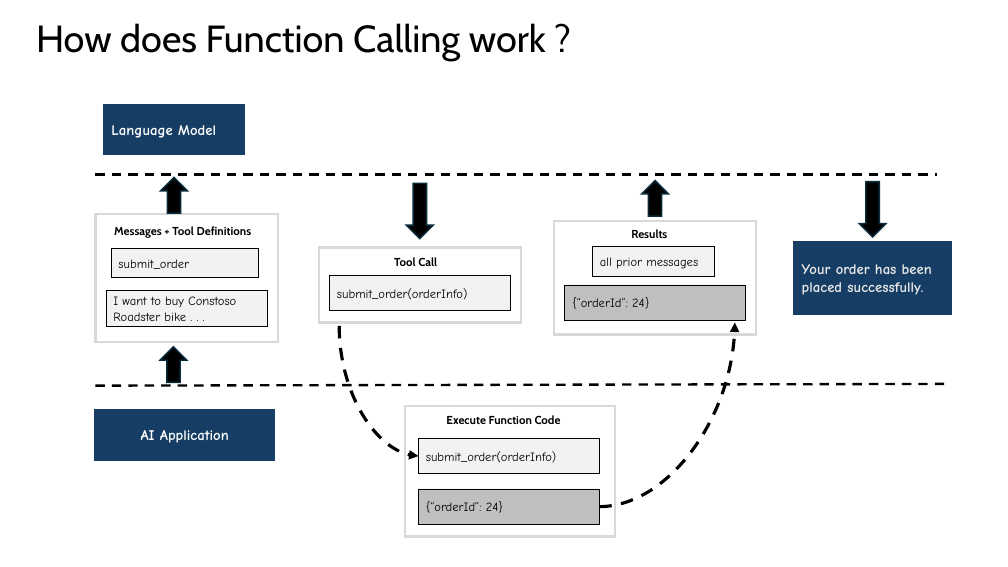
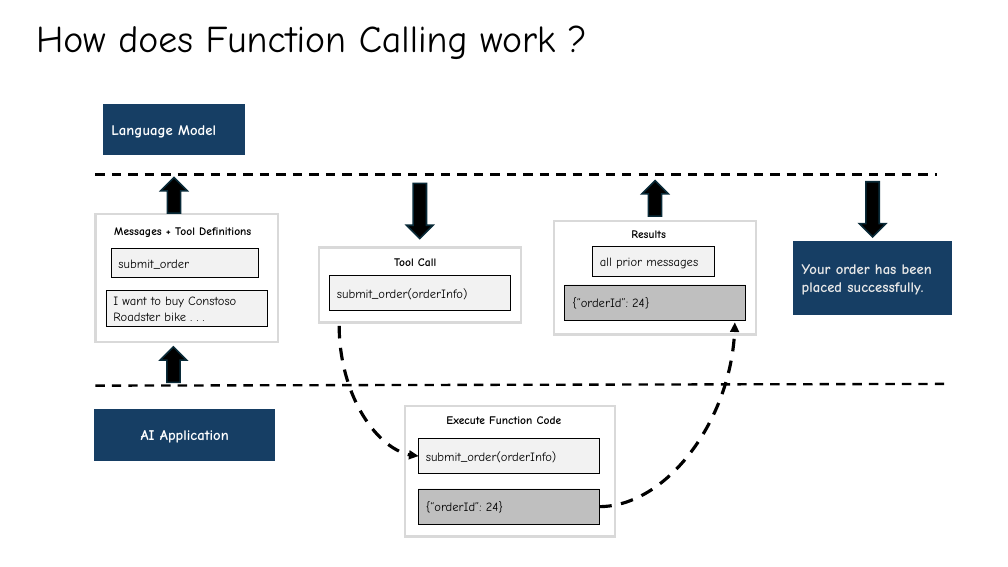
Before and after one commit to rakeshl4/rakeshl4.github.io, a slide deck: slide 6 of docs/slides.pptx. Drawn at 1008x567 pixels with LibreOffice and Linux fonts; fonts in the diff are those of the drawing. Boxes give left, top, right and bottom in pixels: in the first picture for what was removed or moved away, otherwise in the second. Text is boxed around its words. In the diff, an @@ line names an element or a change of style, - is before the commit and + after.

Commit message:
update

```diff
--- a/docs/slides.pptx
+++ b/docs/slides.pptx
@@ font Cabin to Comic Neue in 5 elements at [36, 26, 555, 59], [394, 258, 436, 266], [631, 230, 666, 238], [446, 416, 562, 424], [114, 227, 251, 237] @@
```
Also in this commit, not shown: 1 slide added.
